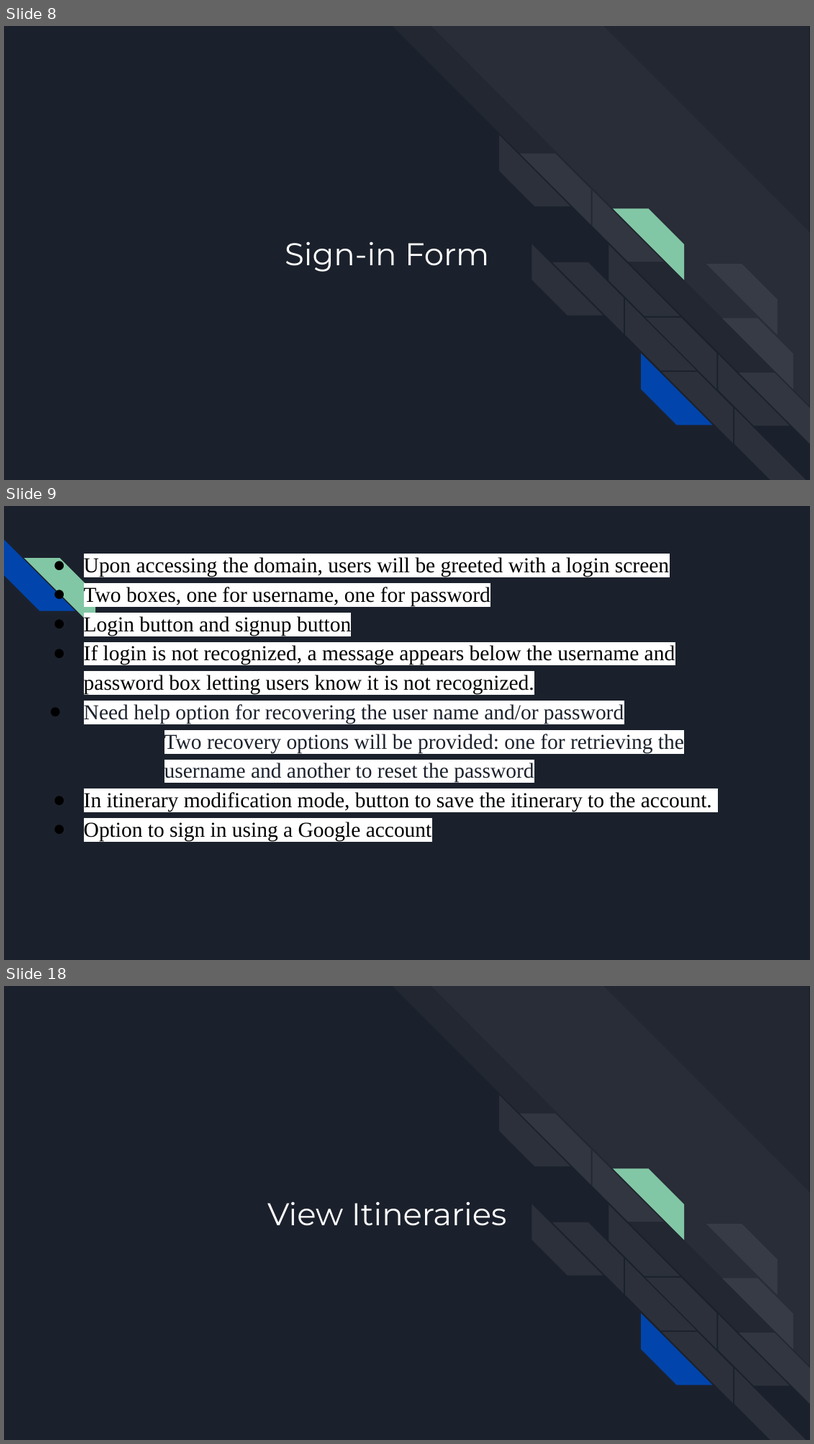
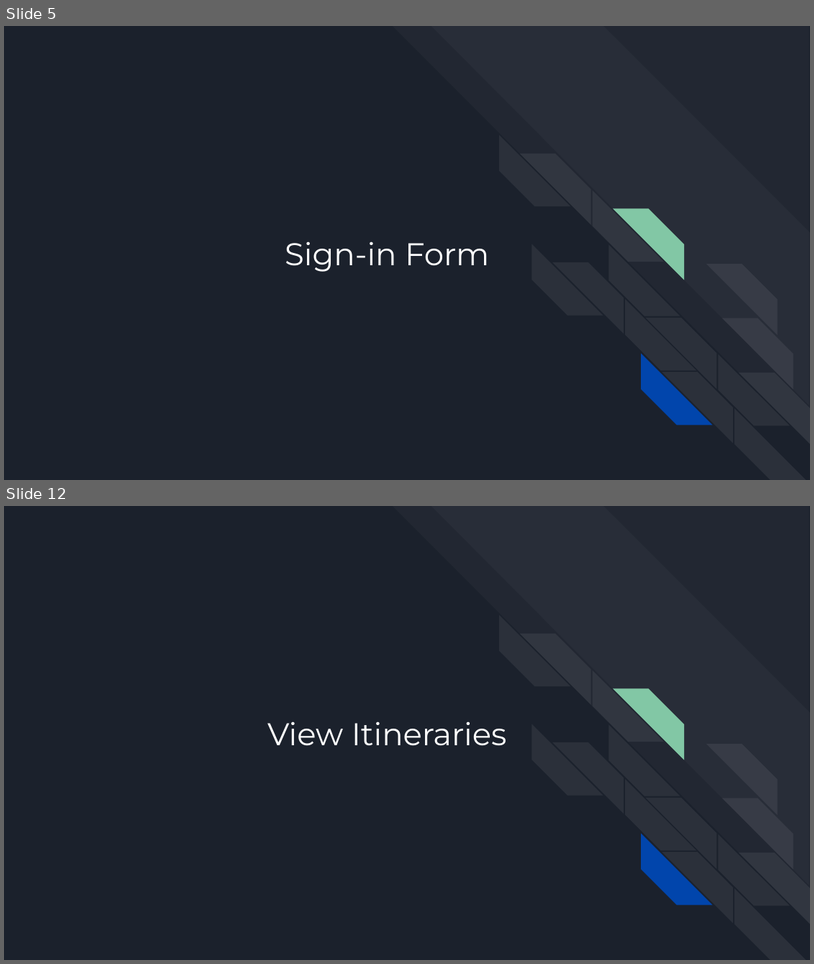
Before and after one commit to DustinWZook/Atlas-Itinerary, a slide deck: Documents/CSCI 4805 Project Requirements.pptx. Shown one above the other, each under a label of ours: slides 8, 9 and 18 before the commit, slides 5 and 12 after it; the slides between them are not shown. The pictures are 814x1444 and 814x964 pixels, drawn with LibreOffice and Linux fonts; fonts in the diff are those of the drawing. Boxes give left, top, right and bottom in pixels: in the first picture for what was removed or moved away, otherwise in the second. Text is boxed around its words. In the diff, an @@ line names an element or a change of style, - is before the commit and + after.

```diff
--- a/Documents/CSCI 4805 Project Requirements.pptx
+++ b/Documents/CSCI 4805 Project Requirements.pptx
@@ slide 9 removed at [4,506,810,960], background #1B212C @@
@@ diag stripe removed at [4,540,75,611] @@
@@ diag stripe removed at [24,558,95,628] @@
@@ text removed at [84,557,712,841] @@
-● Upon accessing the domain, users will be greeted with a login screen
-● Two boxes, one for username, one for password
-● Login button and signup button
-● If login is not recognized, a message appears below the username and password box letting users know it is not recognized.
-● Need help option for recovering the user name and/or password
-  ○ Two recovery options will be provided: one for retrieving the username and another to reset the password
-● In itinerary modification mode, button to save the itinerary to the account.
-● Option to sign in using a Google account
@@ what was slide 8 is now slide 5 @@
@@ what was slide 18 is now slide 12 @@
```
Also in this commit, not shown: 2 slides changed, 8 slides added, 17 other slides removed.
